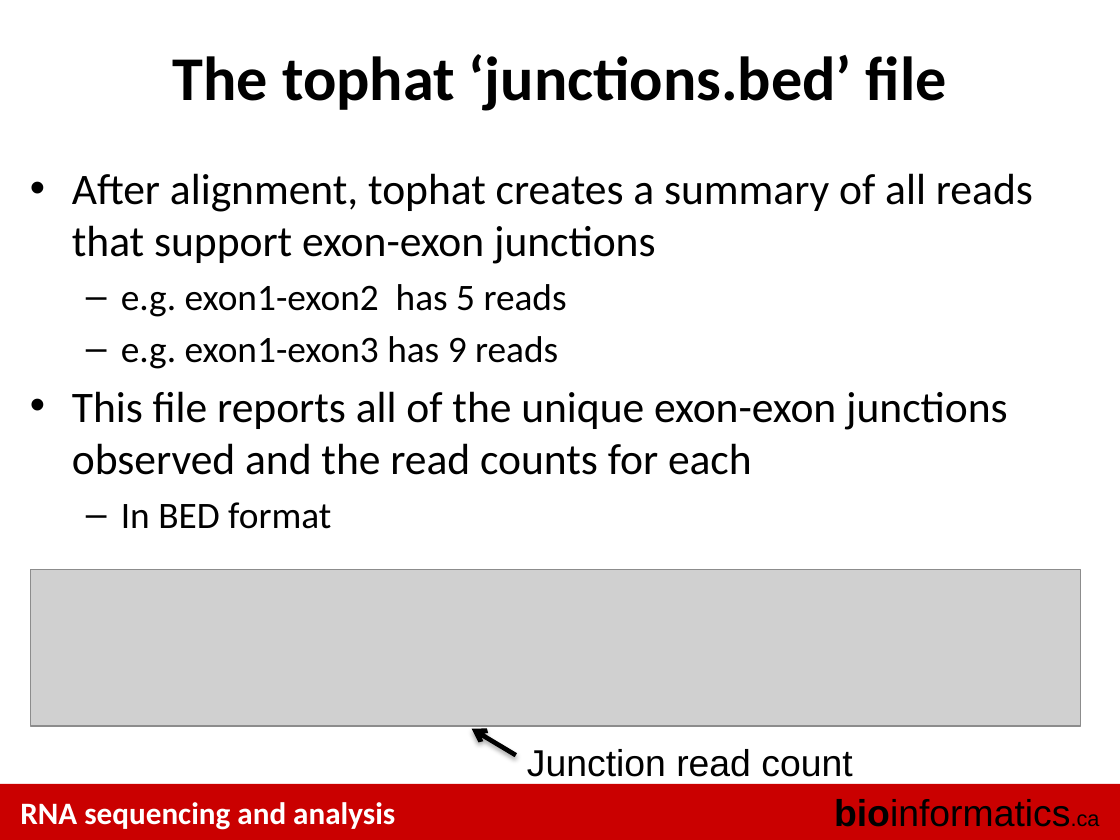
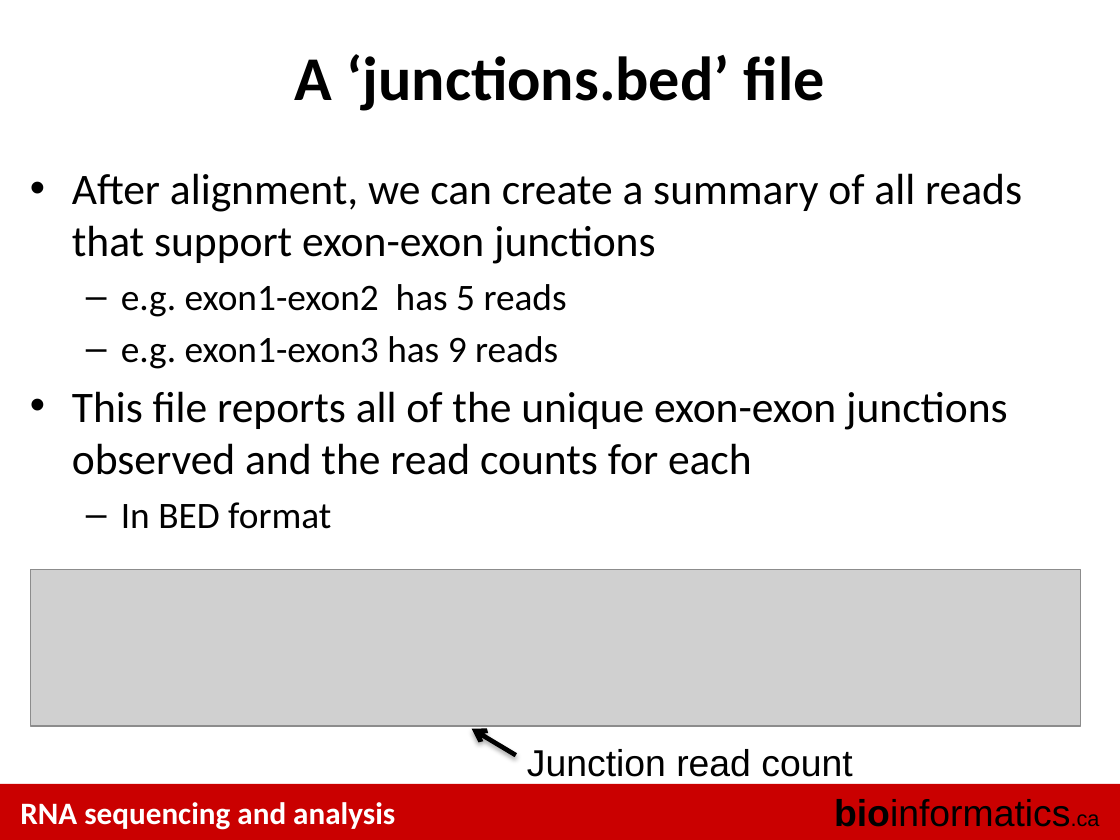
Before and after one commit to griffithlab/rnaseq_tutorial_wiki, a slide deck: slide 7 of LectureFiles/cbw-cshl/2017/RNASeq_Module4_Tutorial.pptx. Drawn at 1120x840 pixels with LibreOffice and Linux fonts; fonts in the diff are those of the drawing; grey boxes stand for pictures. Boxes give left, top, right and bottom in pixels: in the first picture for what was removed or moved away, otherwise in the second. Text is boxed around its words. In the diff, an @@ line names an element or a change of style, - is before the commit and + after.

```diff
--- a/LectureFiles/cbw-cshl/2017/RNASeq_Module4_Tutorial.pptx
+++ b/LectureFiles/cbw-cshl/2017/RNASeq_Module4_Tutorial.pptx
@@ title at box(295, 54, 825, 111): text changed @@
-The tophat ‘junctions.bed’ file
+A ‘junctions.bed’ file
@@ text at box(72, 173, 1022, 264): text changed @@
-• After alignment, tophat creates a summary of all reads that support exon-exon junctions
+• After alignment, we can create a summary of all reads that support exon-exon junctions
```
Also in this commit, not shown: 5 other slides changed, 2 slides removed, 1 other file.
